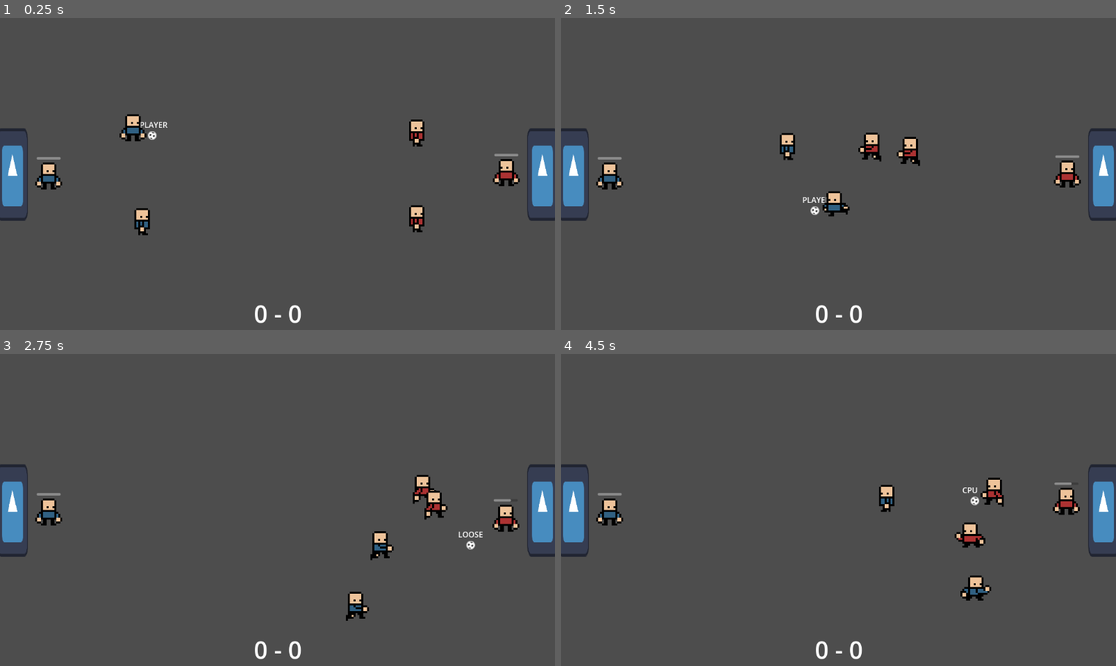
Above: before the commit, frames 1-4 (two rows, left to right).
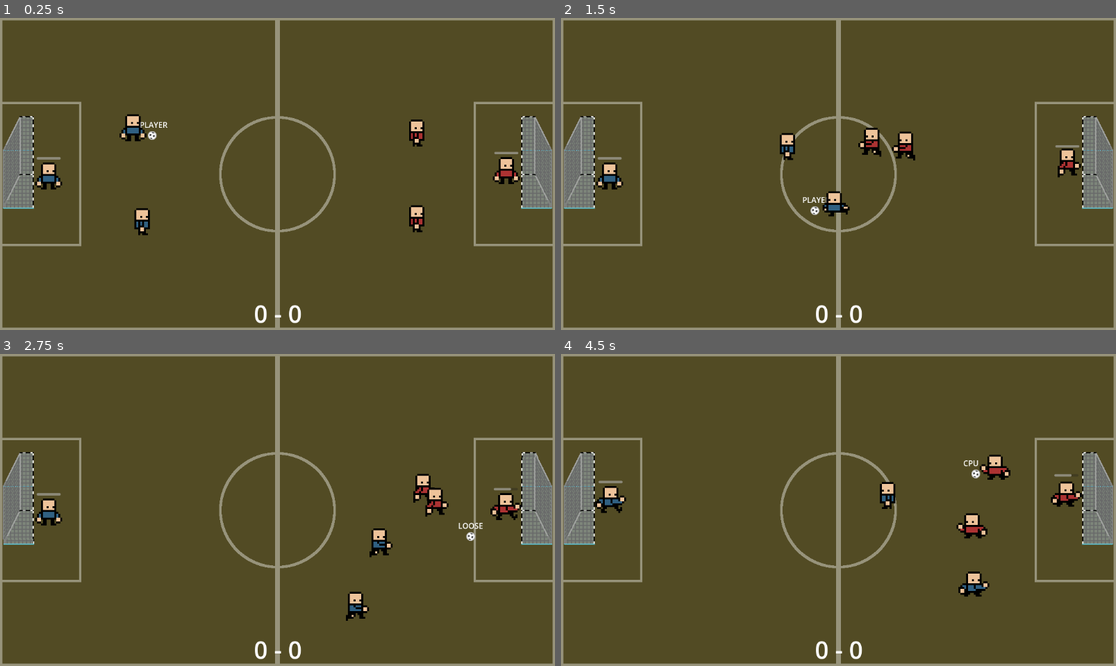
Above: after the commit, the same moments.

Repository: david8zhang/spooky-soccer
Game: Godot game, scene res://scenes/Main.tscn
Same seed, same stepped clock (60 frames per second), same inputs: the game is played once before the commit and once after it. The engine's default icon, where the game draws it, is replaced by a stand-in: a white triangle on a blue panel in a dark square.
Inputs:
- Up to frame 1 (0.25 s): no input
- Up to frame 2 (1.5 s): hold Right (move_right) 0.53-1.28 s; tap Space (pass) at 0.6 s; hold Down (move_down) from 1.28 s (still down); tap F (shoot) at 1.35 s
- Up to frame 3 (2.75 s): release Down (move_down) at 2.03 s; hold Right (move_right) from 2.03 s (still down); tap X (steal) at 2.1 s
- Up to frame 4 (4.5 s): release Right (move_right) at 2.78 s; hold Up (move_up) 2.78-3.53 s; tap Space (pass) at 2.85 s; hold Left (move_left) from 3.53 s (still down); tap F (shoot) at 3.6 s; tap X (steal) at 4.35 s

The runs differ from the first frame. In frame 1, 98% of the frame differs, in the area x 0-100%, y 0-100%; in frame 2, 99%; in frame 3, 99%; in frame 4, 100%.

Commit message:
add goal, field sprites

Diff:
--- a/prefabs/CPUFieldPlayer.tscn
+++ b/prefabs/CPUFieldPlayer.tscn
@@ -20,7 +20,7 @@
 [node name="ContextMap" parent="." instance=ExtResource("2_vai8v")]
 
 [node name="CPUFieldPlayerAI" parent="." node_paths=PackedStringArray("blackboard", "actor") instance=ExtResource("2_4laok")]
-blackboard = NodePath("@Node@21999")
+blackboard = NodePath("@Node@19262")
 actor = NodePath("..")
 
 [node name="AnimatedSprite2D" type="AnimatedSprite2D" parent="."]
--- a/prefabs/Goal.tscn
+++ b/prefabs/Goal.tscn
@@ -1,25 +1,10 @@
-[gd_scene load_steps=8 format=3 uid="uid://rgbyovsk6afe"]
+[gd_scene load_steps=6 format=3 uid="uid://rgbyovsk6afe"]
 
 [ext_resource type="Script" path="res://scripts/Goal.gd" id="1_6ybeg"]
-[ext_resource type="Texture2D" uid="uid://dqa181oq1x6gn" path="res://icon.svg" id="1_d6h3q"]
-
-[sub_resource type="AtlasTexture" id="AtlasTexture_sttv2"]
-atlas = ExtResource("1_d6h3q")
-region = Rect2(0, 0, 128, 128)
-
-[sub_resource type="SpriteFrames" id="SpriteFrames_1ontc"]
-animations = [{
-"frames": [{
-"duration": 1.0,
-"texture": SubResource("AtlasTexture_sttv2")
-}],
-"loop": true,
-"name": &"default",
-"speed": 5.0
-}]
+[ext_resource type="Texture2D" uid="uid://dxr7b7g5pdpq" path="res://sprites/goal.png" id="2_rjb8y"]
 
 [sub_resource type="RectangleShape2D" id="RectangleShape2D_trcr3"]
-size = Vector2(53, 162)
+size = Vector2(35, 162)
 
 [sub_resource type="CircleShape2D" id="CircleShape2D_l885n"]
 radius = 350.0
@@ -32,13 +17,12 @@
 collision_mask = 4
 script = ExtResource("1_6ybeg")
 
-[node name="AnimatedSprite2D" type="AnimatedSprite2D" parent="."]
+[node name="Sprite2D" type="Sprite2D" parent="."]
 rotation = -0.00526188
-scale = Vector2(0.5, 1.5)
-sprite_frames = SubResource("SpriteFrames_1ontc")
+texture = ExtResource("2_rjb8y")
 
 [node name="CollisionShape2D" type="CollisionShape2D" parent="."]
-position = Vector2(-5.5, 0)
+position = Vector2(-14.5, 0)
 shape = SubResource("RectangleShape2D_trcr3")
 
 [node name="InRangeDetector" type="CollisionShape2D" parent="."]
--- a/scenes/Main.tscn
+++ b/scenes/Main.tscn
@@ -1,7 +1,8 @@
-[gd_scene load_steps=16 format=3 uid="uid://cp4h3kopc4ei8"]
+[gd_scene load_steps=17 format=3 uid="uid://cp4h3kopc4ei8"]
 
 [ext_resource type="Script" path="res://scripts/Game.gd" id="1_0qwq3"]
 [ext_resource type="PackedScene" uid="uid://d03yj7smxqk6c" path="res://prefabs/PlayerFieldManager.tscn" id="1_uj31e"]
+[ext_resource type="Texture2D" uid="uid://wgysojmi3oge" path="res://sprites/field.png" id="2_71h2o"]
 [ext_resource type="Script" path="res://scripts/Camera.gd" id="2_q5sbu"]
 [ext_resource type="PackedScene" uid="uid://dbagi233oshw7" path="res://prefabs/Ball.tscn" id="3_w1s3v"]
 [ext_resource type="PackedScene" uid="uid://cjfb8ram4fpgp" path="res://prefabs/CPUFieldManager.tscn" id="4_kyuv4"]
@@ -34,6 +35,9 @@
 position = Vector2(2.08165e-12, 2.08165e-12)
 script = ExtResource("1_0qwq3")
 
+[node name="Sprite2D" type="Sprite2D" parent="."]
+texture = ExtResource("2_71h2o")
+
 [node name="Camera2D" type="Camera2D" parent="."]
 script = ExtResource("2_q5sbu")
 
@@ -50,10 +54,11 @@
 player_scene = ExtResource("7_6ns4q")
 
 [node name="LeftGoal" parent="." instance=ExtResource("5_tfqse")]
-position = Vector2(-550, 1)
+position = Vector2(-538, -24)
 
 [node name="RightGoal" parent="." instance=ExtResource("5_tfqse")]
-position = Vector2(550, 1)
+position = Vector2(538, -24)
+scale = Vector2(-1, 1)
 side = 1
 
 [node name="CanvasLayer" type="CanvasLayer" parent="."]
--- a/scripts/Goalkeeper.gd
+++ b/scripts/Goalkeeper.gd
@@ -6,6 +6,9 @@
 
 @onready var save_meter = $SaveMeter as ProgressBar
 @onready var animated_sprite = $AnimatedSprite2D as AnimatedSprite2D
+
+var prev_anim_state = ''
+var num_frames_in_anim_state = 0
 
 func _ready():
   curr_direction = Direction.LEFT if side == Side.CPU else Direction.RIGHT
@@ -49,17 +52,28 @@
   if global_position.distance_to(dest_position) <= is_at_pos_threshold or is_stunned:
     is_moving_to_position = false
     linear_velocity = Vector2.ZERO
+    transition_to_anim('idle')
   else:
     is_moving_to_position = true
     context_map.target_position = dest_position
     var dir = context_map.best_dir
-    if dir.x <= 0.001:
-      sprite.flip_h = true
-    else:
-      sprite.flip_h = false
+    transition_to_anim('run')
+    super.smooth_dir_change(dir)
     var desired_velocity = dir * FieldPlayer.SPEED
     var steering_force = desired_velocity - linear_velocity
     linear_velocity = linear_velocity + (steering_force * 2 * 0.0167)
+
+func transition_to_anim(new_anim_state):
+  # If this is a switch up, don't immediately change to new animation (otherwise we get weird flashing)
+  if prev_anim_state != new_anim_state:
+    prev_anim_state = new_anim_state
+    num_frames_in_anim_state = 1
+  else:
+    if num_frames_in_anim_state >= 20:
+      sprite.play(new_anim_state)
+    num_frames_in_anim_state += 1
+
+
 
 func get_point_to_defend(enemy_field_player: FieldPlayer):
   var self_goal = game.cpu_goal if side == Side.CPU else game.player_goal
Binary file added: sprites/field.png
Not shown, added: sprites/field.png.import
Binary file added: sprites/goal.png
Not shown, added: sprites/goal.png.import
